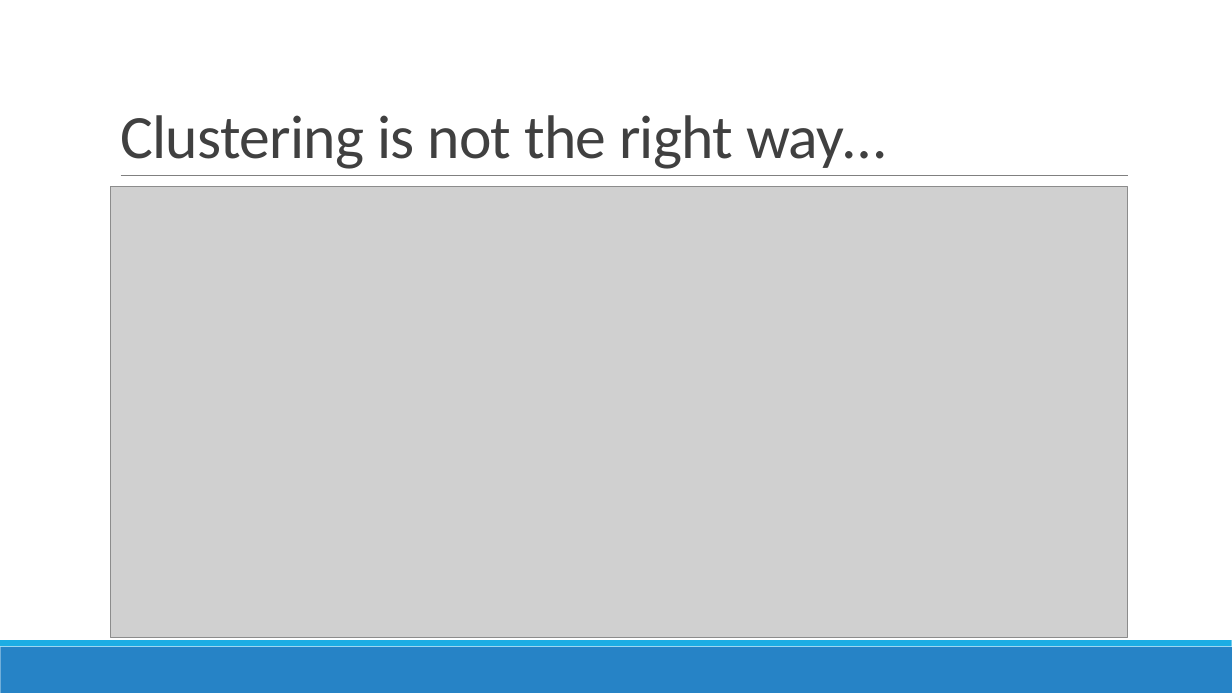
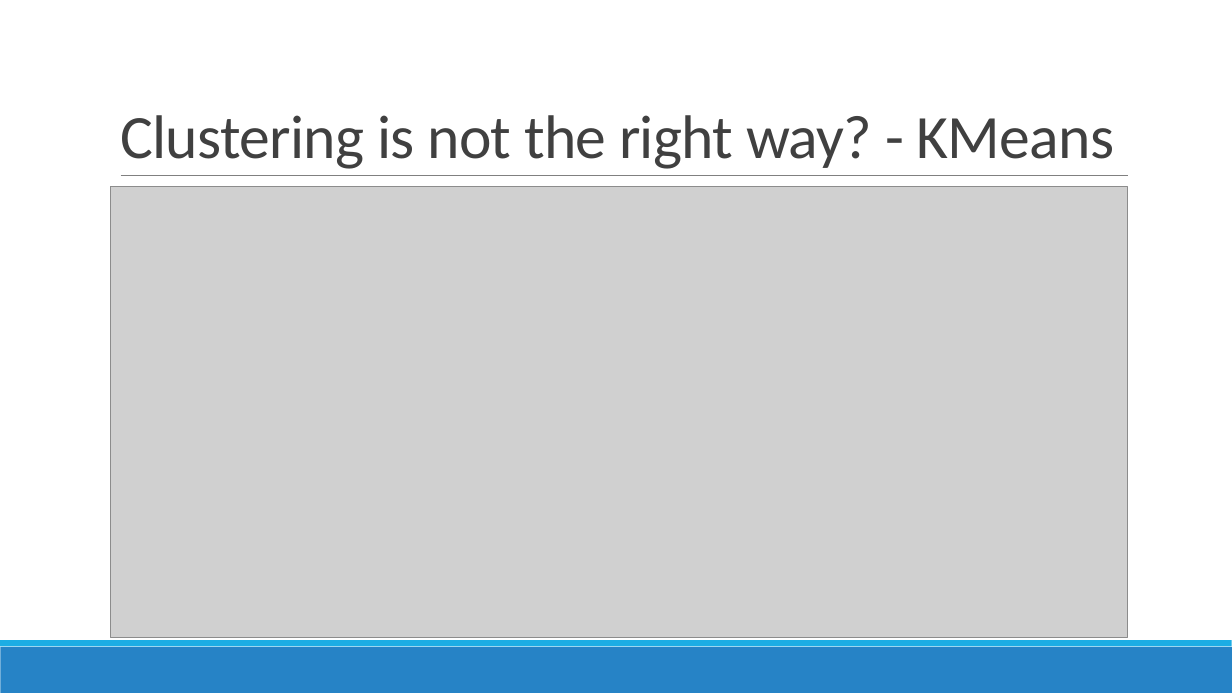
Before and after one commit to prajitdas/AndroidAnalytics, a slide deck: slide 11 of documentation/presentations/Google Play Store - Prajit.pptx (slide 15 before the commit). Drawn at 1232x693 pixels with LibreOffice and Linux fonts; fonts in the diff are those of the drawing; grey boxes stand for pictures. Boxes give left, top, right and bottom in pixels: in the first picture for what was removed or moved away, otherwise in the second. Text is boxed around its words. In the diff, an @@ line names an element or a change of style, - is before the commit and + after.

```diff
--- a/documentation/presentations/Google Play Store - Prajit.pptx
+++ b/documentation/presentations/Google Play Store - Prajit.pptx
@@ title at [120, 115, 1115, 169]: text changed @@
-Clustering is not the right way…
+Clustering is not the right way? - KMeans
```
Also in this commit, not shown: 3 other slides changed, 5 slides added, 1 slide removed.
